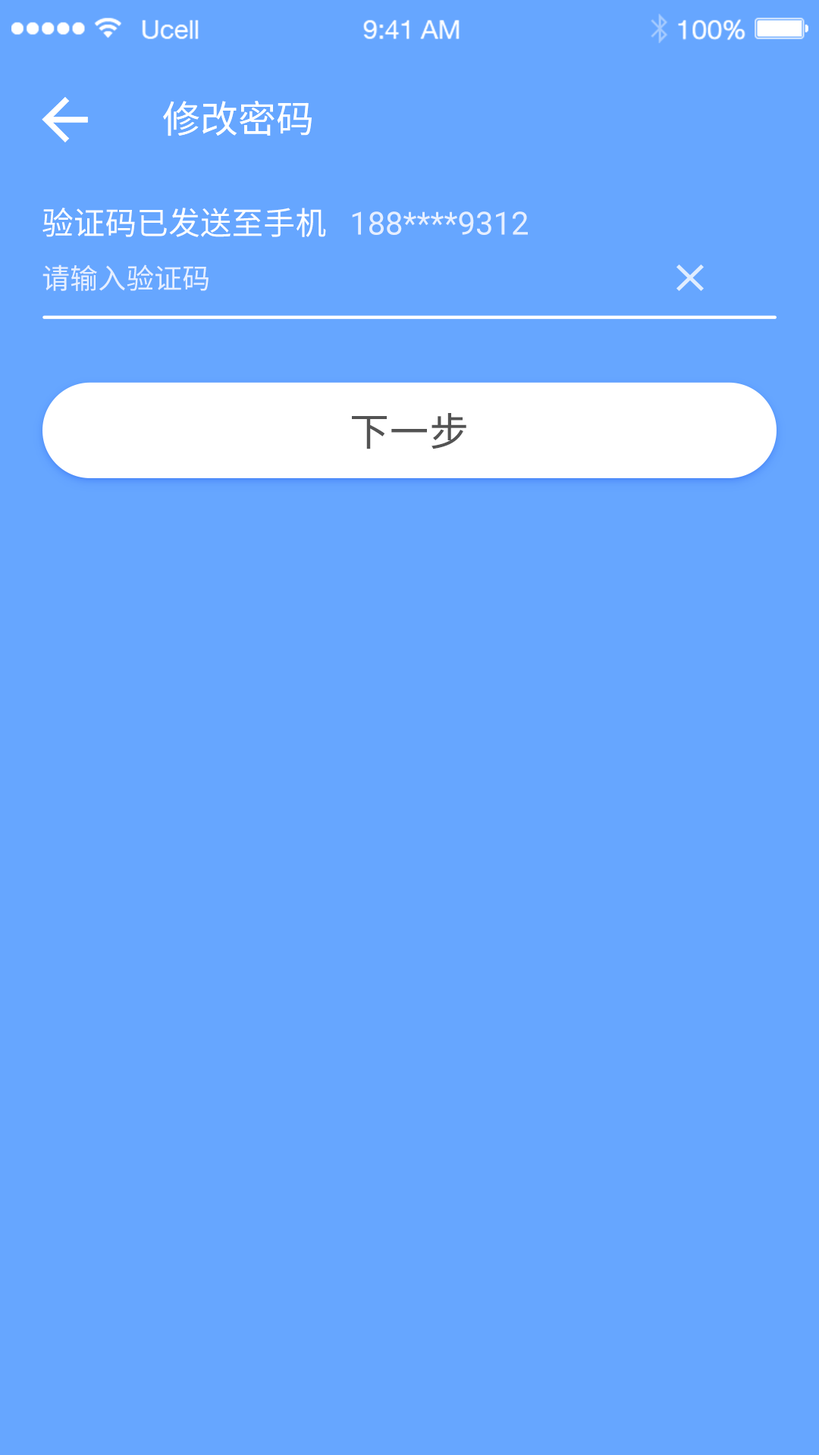
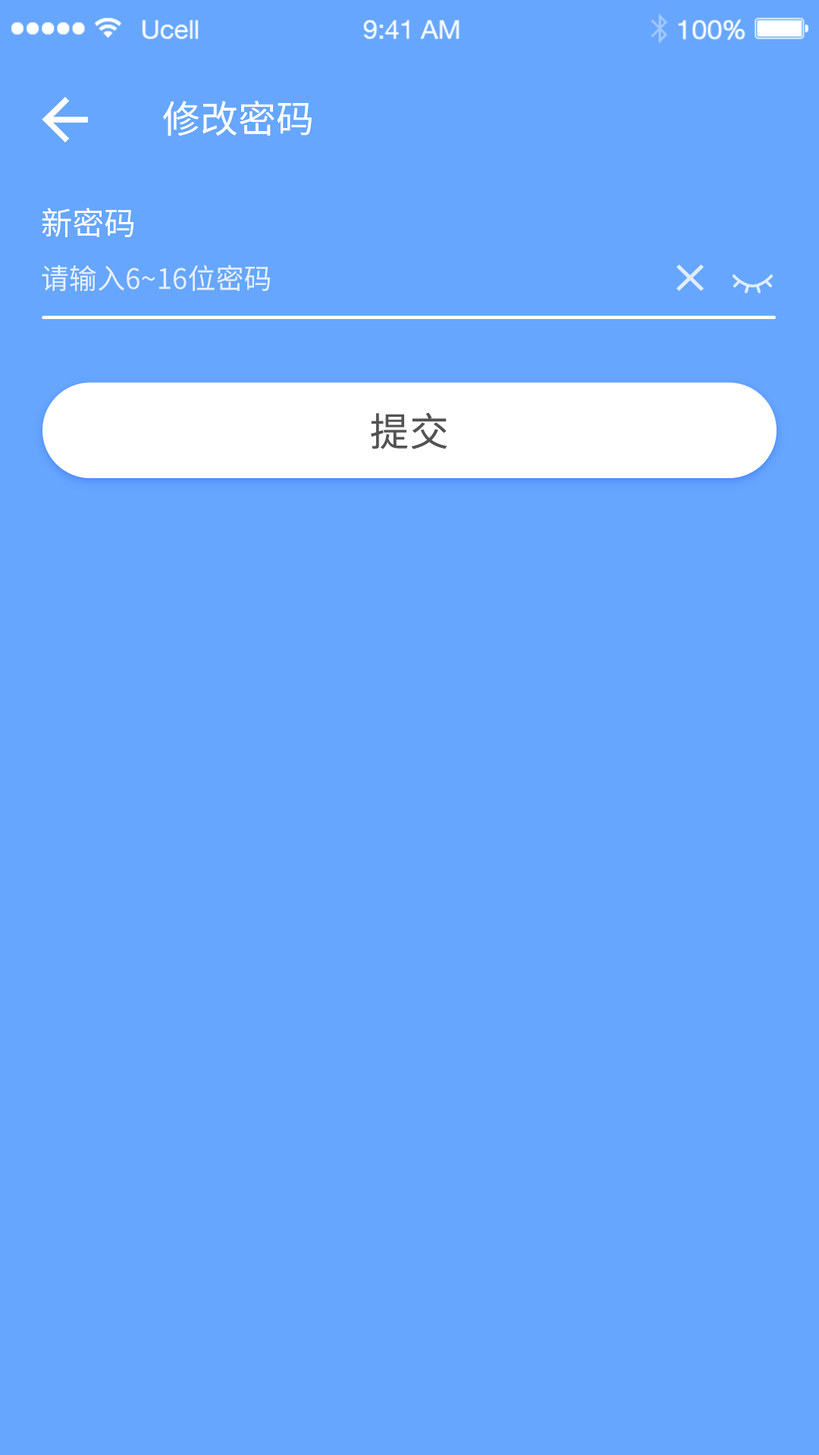
Layer changes from the first 819 x 1455 image to the second:
hid group "输入验证码" (11 layers) over [42, 207, 777, 450]
showed group "创建新密码" (10 layers) over [41, 207, 777, 450]
